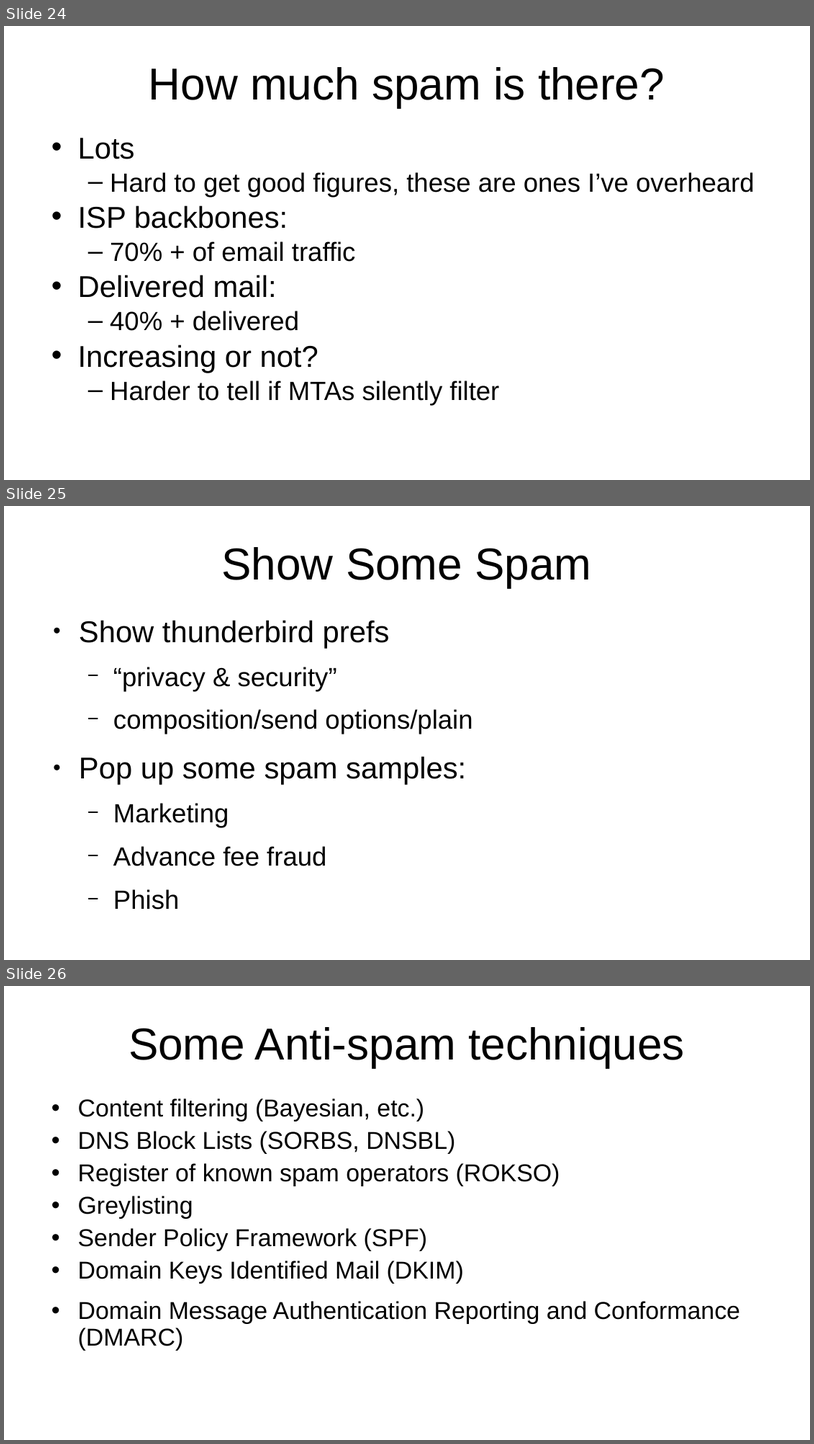
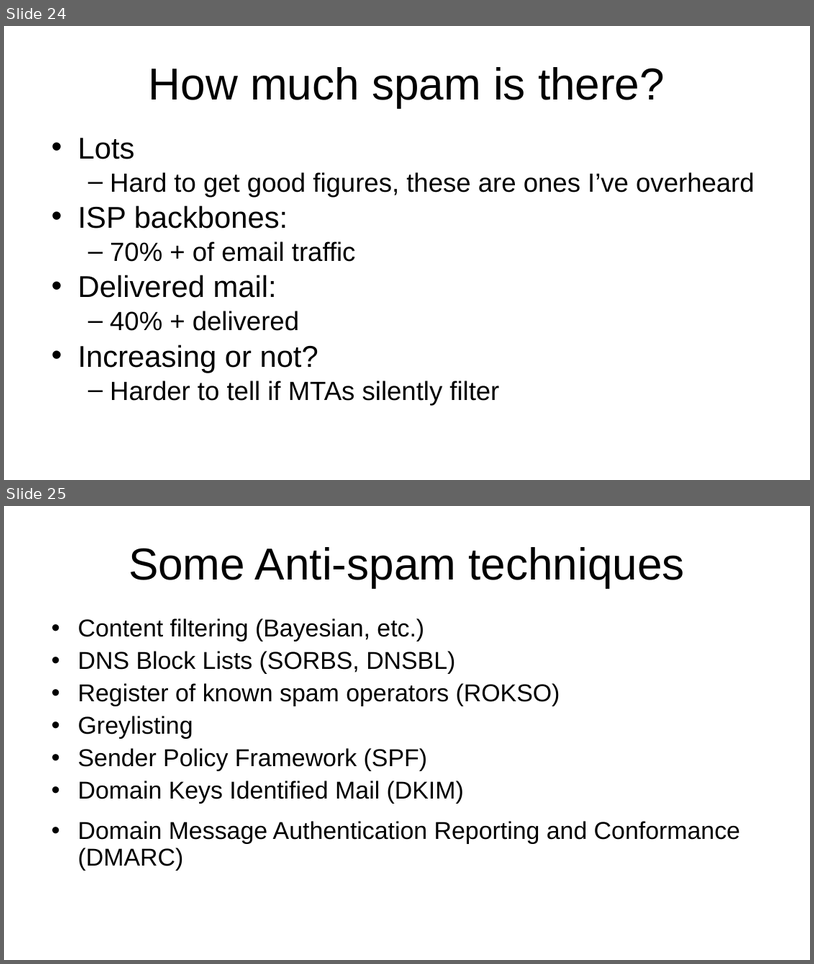
Before and after one commit to sftcd/witidtm, a slide deck: lectures/2023-2024/500-mail.odp. Shown one above the other, each under a label of ours: slides 24, 25 and 26 before the commit, slides 24 and 25 after it. The pictures are 814x1444 and 814x964 pixels, drawn with LibreOffice and Linux fonts; fonts in the diff are those of the drawing. Boxes give left, top, right and bottom in pixels: in the first picture for what was removed or moved away, otherwise in the second. Text is boxed around its words. In the diff, an @@ line names an element or a change of style, - is before the commit and + after.

```diff
--- a/lectures/2023-2024/500-mail.odp
+++ b/lectures/2023-2024/500-mail.odp
@@ slide 25 removed at <box>4,506,810,960</box>, background #FFFFFF @@
@@ title removed at <box>222,547,592,587</box> @@
-Show Some Spam
@@ text removed at <box>79,620,473,866</box> @@
-● Show thunderbird prefs
-  − “privacy & security”
-  − composition/send options/plain
-● Pop up some spam samples:
-  − Marketing
-  − Advance fee fraud
-  − Phish
@@ what was slide 26 is now slide 25 @@
```
Also in this commit, not shown: 4 other files.
